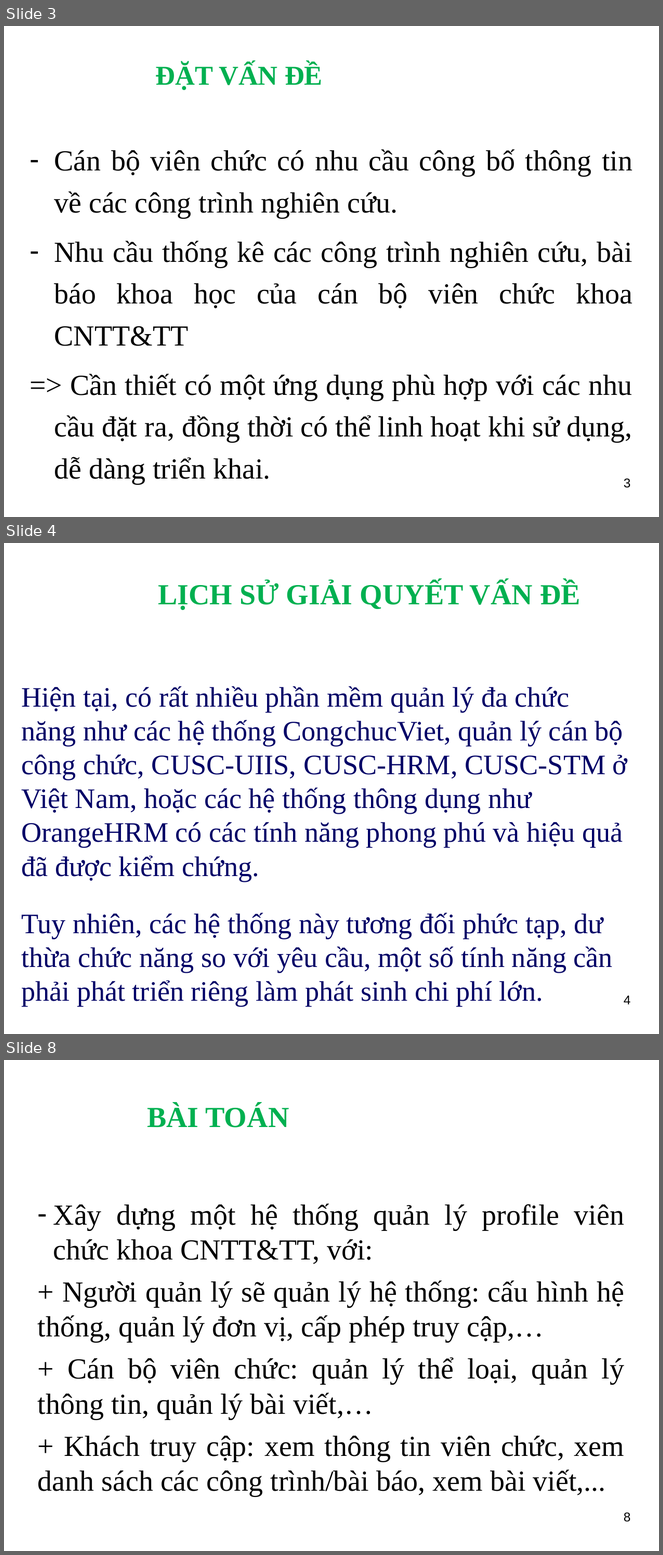
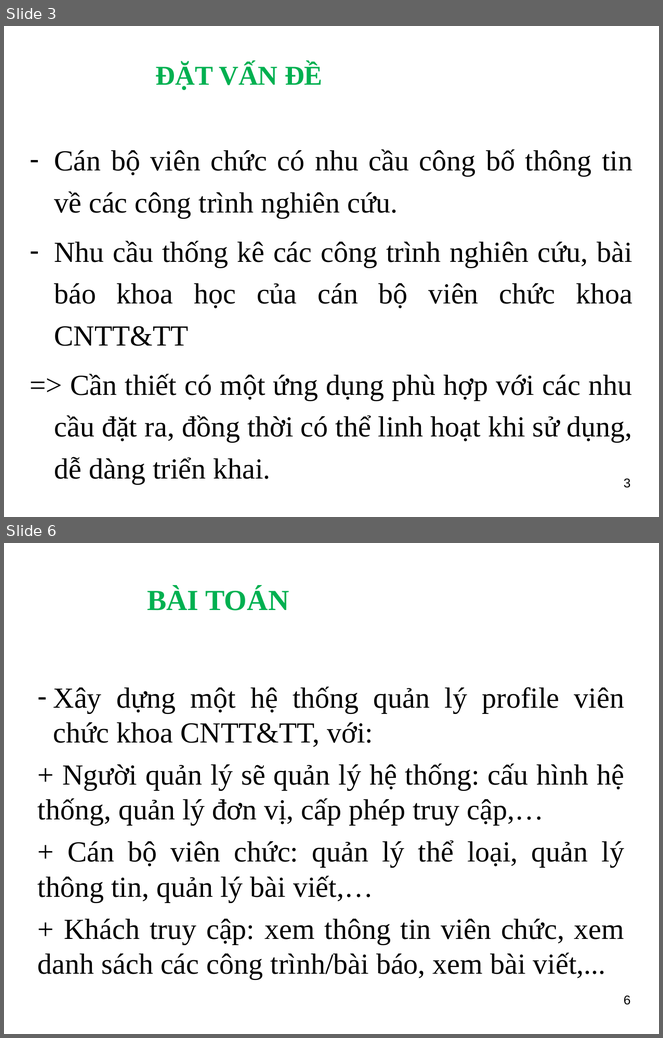
Before and after one commit to ngthuc/graduation-thesis, a slide deck: DOCUMENTS/documentations/Slide_HethongQuanlyProfileVienchucKhoaCNTT-TT_LeNguyenThucB1400731.ppt. Shown one above the other, each under a label of ours: slides 3, 4 and 8 before the commit, slides 3 and 6 after it; the slides between them are not shown. The pictures are 663x1555 and 663x1038 pixels, drawn with LibreOffice and Linux fonts; fonts in the diff are those of the drawing; background and template pictures are left out. Boxes give left, top, right and bottom in pixels: in the first picture for what was removed or moved away, otherwise in the second. Text is boxed around its words. In the diff, an @@ line names an element or a change of style, - is before the commit and + after.

```diff
--- a/DOCUMENTS/documentations/Slide_HethongQuanlyProfileVienchucKhoaCNTT-TT_LeNguyenThucB1400731.ppt
+++ b/DOCUMENTS/documentations/Slide_HethongQuanlyProfileVienchucKhoaCNTT-TT_LeNguyenThucB1400731.ppt
@@ slide 4 removed at (x1=4, y1=543, x2=659, y2=1034), background picture (left out) @@
@@ title removed at (x1=158, y1=582, x2=581, y2=610) @@
-LỊCH SỬ GIẢI QUYẾT VẤN ĐỀ
@@ text removed at (x1=21, y1=686, x2=628, y2=1006) @@
-Hiện tại, có rất nhiều phần mềm quản lý đa chức năng như các hệ thống CongchucViet, quản lý cán bộ công chức, CUSC-UIIS, CUSC-HRM, CUSC-STM ở Việt Nam, hoặc các hệ thống thông dụng như OrangeHRM có các tính năng phong phú và hiệu quả đã được kiểm chứng.
-Tuy nhiên, các hệ thống này tương đối phức tạp, dư thừa chức năng so với yêu cầu, một số tính năng cần phải phát triển riêng làm phát sinh chi phí lớn.
@@ page number removed at (x1=624, y1=996, x2=631, y2=1005) @@
-4
@@ what was slide 8 is now slide 6 @@
@@ page number at (x1=624, y1=996, x2=631, y2=1005): text changed @@
-8
+6
```
Also in this commit, not shown: 2 slides changed, 3 slides added, 5 other slides removed, 3 other files.
